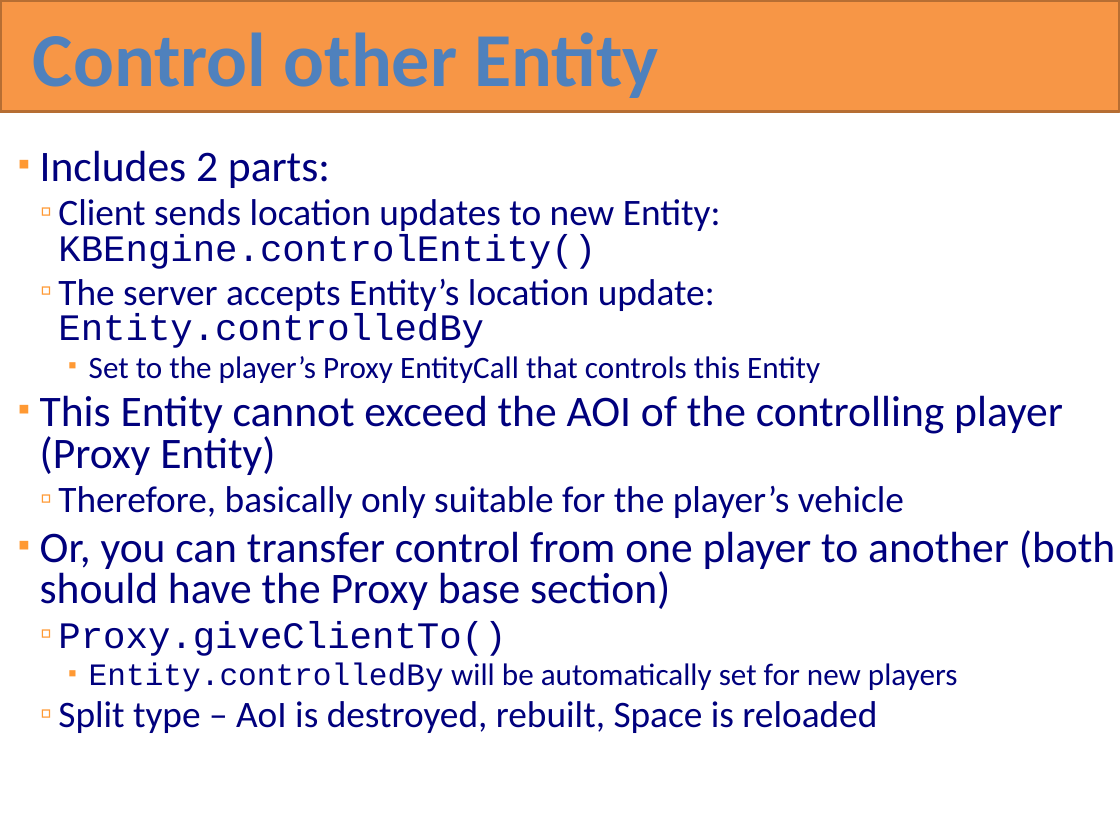
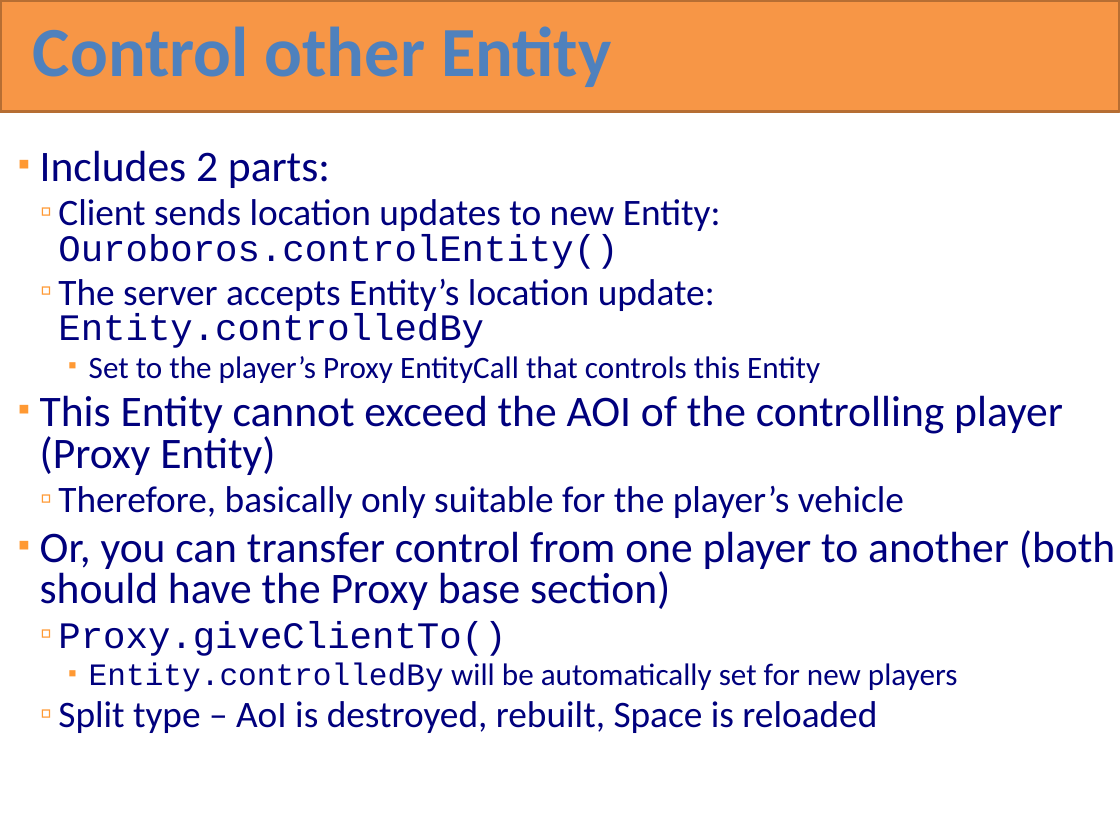
Before and after one commit to RottenVisions/ouroboros, a slide deck: slide 101 of docs/Ouroboros overview(en).pptx. Drawn at 1120x840 pixels with LibreOffice and Linux fonts; fonts in the diff are those of the drawing. Boxes give left, top, right and bottom in pixels: in the first picture for what was removed or moved away, otherwise in the second. Text is boxed around its words. In the diff, an @@ line names an element or a change of style, - is before the commit and + after.

```diff
--- a/docs/Ouroboros overview(en).pptx
+++ b/docs/Ouroboros overview(en).pptx
@@ text "Control other Entity" at bbox=[33, 26, 611, 87]: size 49 to 45.3 pt; line spacing 1 to 0.8 @@
@@ text at bbox=[58, 199, 721, 269]: text changed @@
-  ▫ Client sends location updates to new Entity: KBEngine.controlEntity()
+  ▫ Client sends location updates to new Entity: Ouroboros.controlEntity()
```
Also in this commit, not shown: 112 other slides changed, 2 other files.
